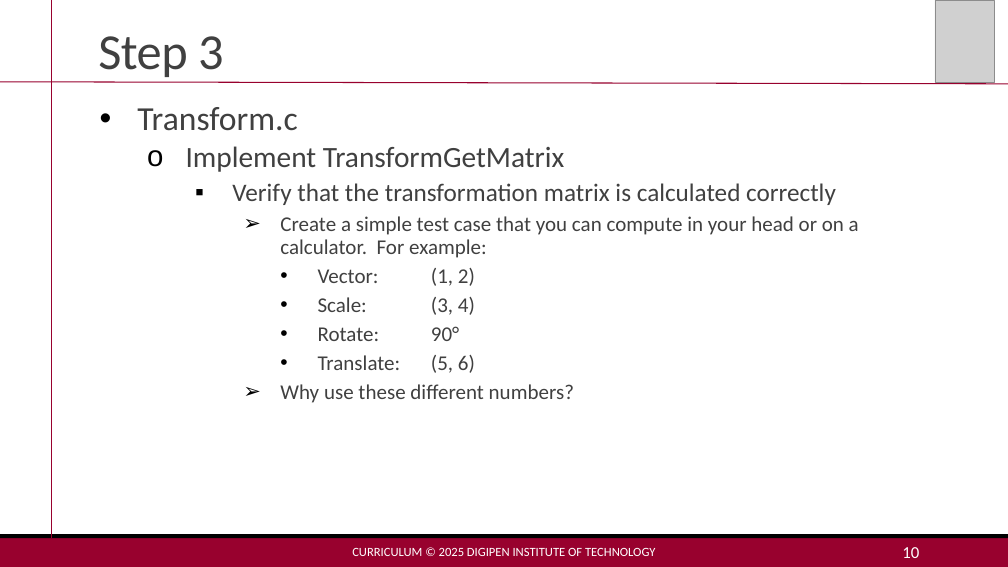
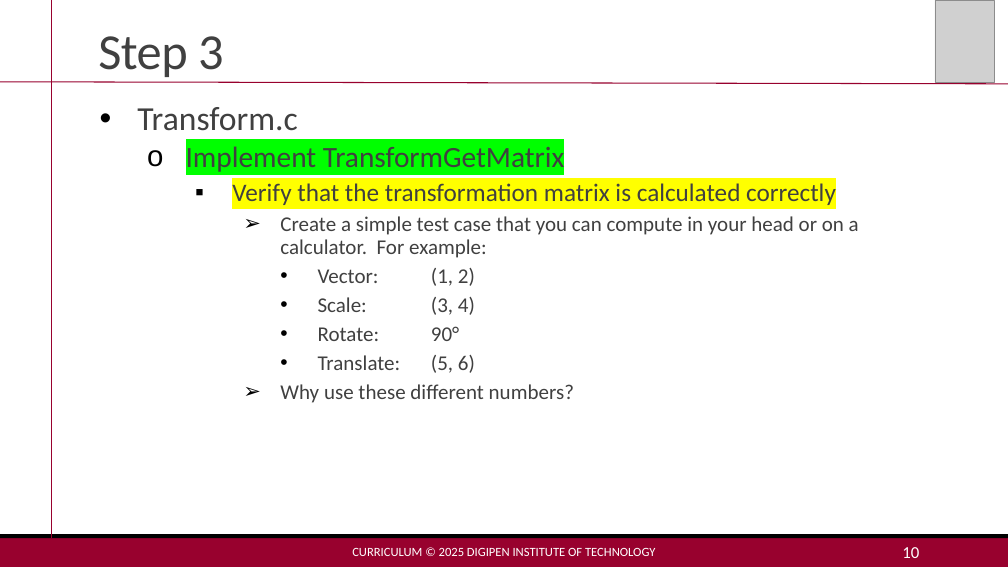
Before and after one commit to MakoJBryant/cs-230-project-game-engine, a slide deck: slide 10 of Project 3 - Lecture.pptx. Drawn at 1008x567 pixels with LibreOffice and Linux fonts; fonts in the diff are those of the drawing; grey boxes stand for pictures. Boxes give left, top, right and bottom in pixels: in the first picture for what was removed or moved away, otherwise in the second. Text is boxed around its words. In the diff, an @@ line names an element or a change of style, - is before the commit and + after.

Commit message:
✨ Implement TransformGetMatrix

```diff
--- a/Project 3 - Lecture.pptx
+++ b/Project 3 - Lecture.pptx
@@ text at (186, 142, 836, 205): highlight none to #00FF00 in "Implement TransformGetMatrix"; highlight none to #FFFF00 in "Verify that the transformation matrix is calculated ..." @@
```
Also in this commit, not shown: 1 other file.
